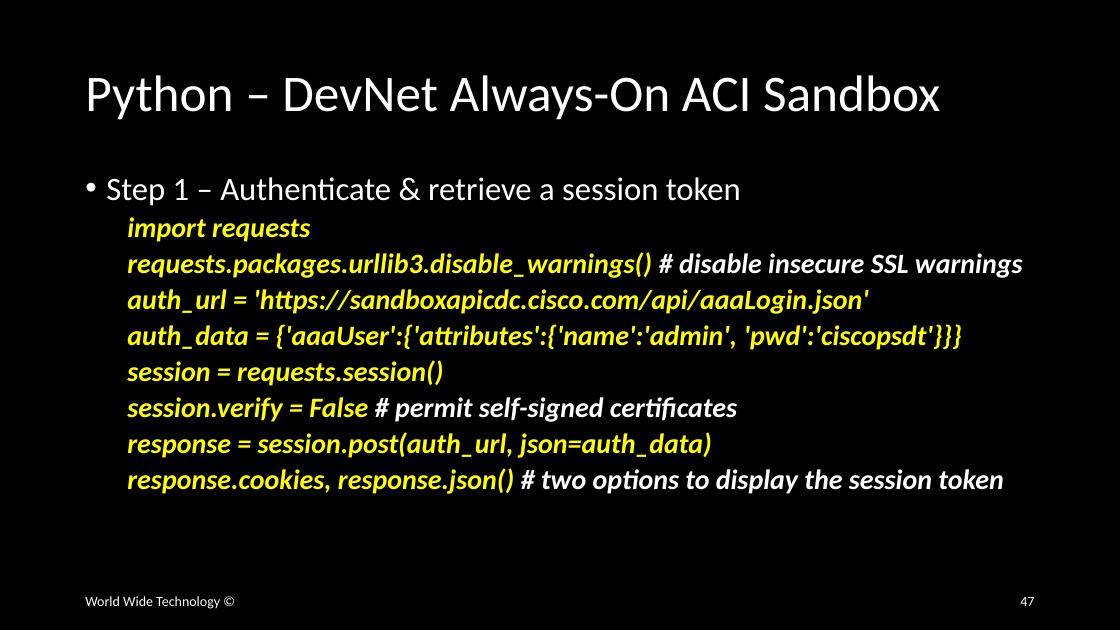
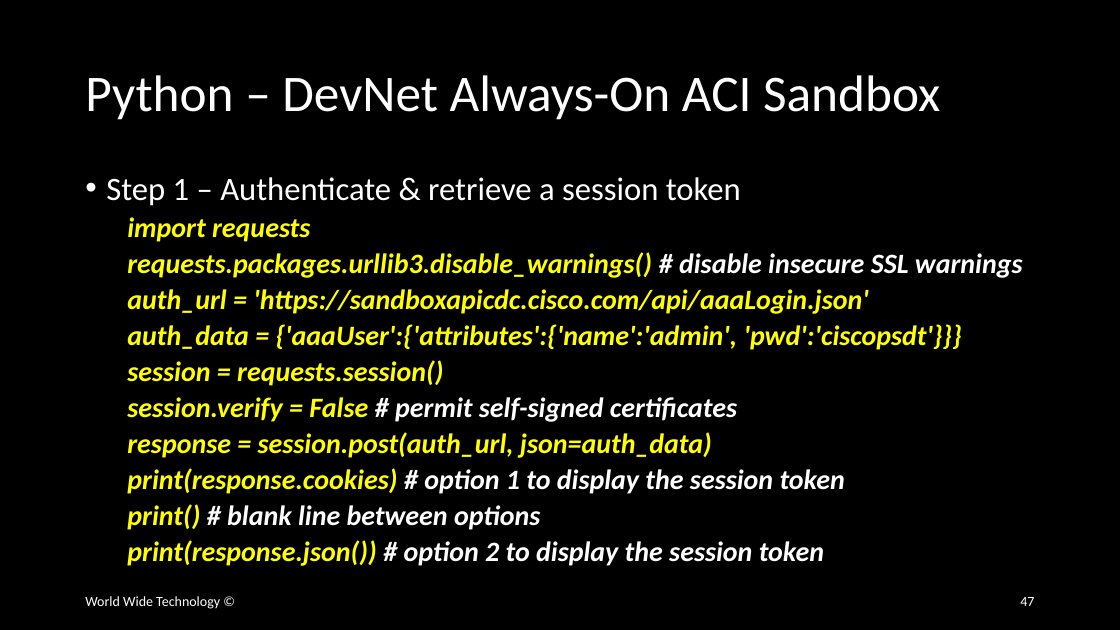
Before and after one commit to wwt/curl-requests-foundations, a slide deck: slide 47 of curl-requests-foundations.pptx. Drawn at 1120x630 pixels with LibreOffice and Linux fonts; fonts in the diff are those of the drawing. Boxes give left, top, right and bottom in pixels: in the first picture for what was removed or moved away, otherwise in the second. Text is boxed around its words. In the diff, an @@ line names an element or a change of style, - is before the commit and + after.

Commit message:
Updated Python ACI authentication code slides

```diff
--- a/curl-requests-foundations.pptx
+++ b/curl-requests-foundations.pptx
@@ text at bbox=[127, 468, 845, 566]: text changed @@
-  response.cookies, response.json() # two options to display the session token
+  print(response.cookies) # option 1 to display the session token
+  print() # blank line between options
+  print(response.json()) # option 2 to display the session token
```
Also in this commit, not shown: 3 other slides changed.
